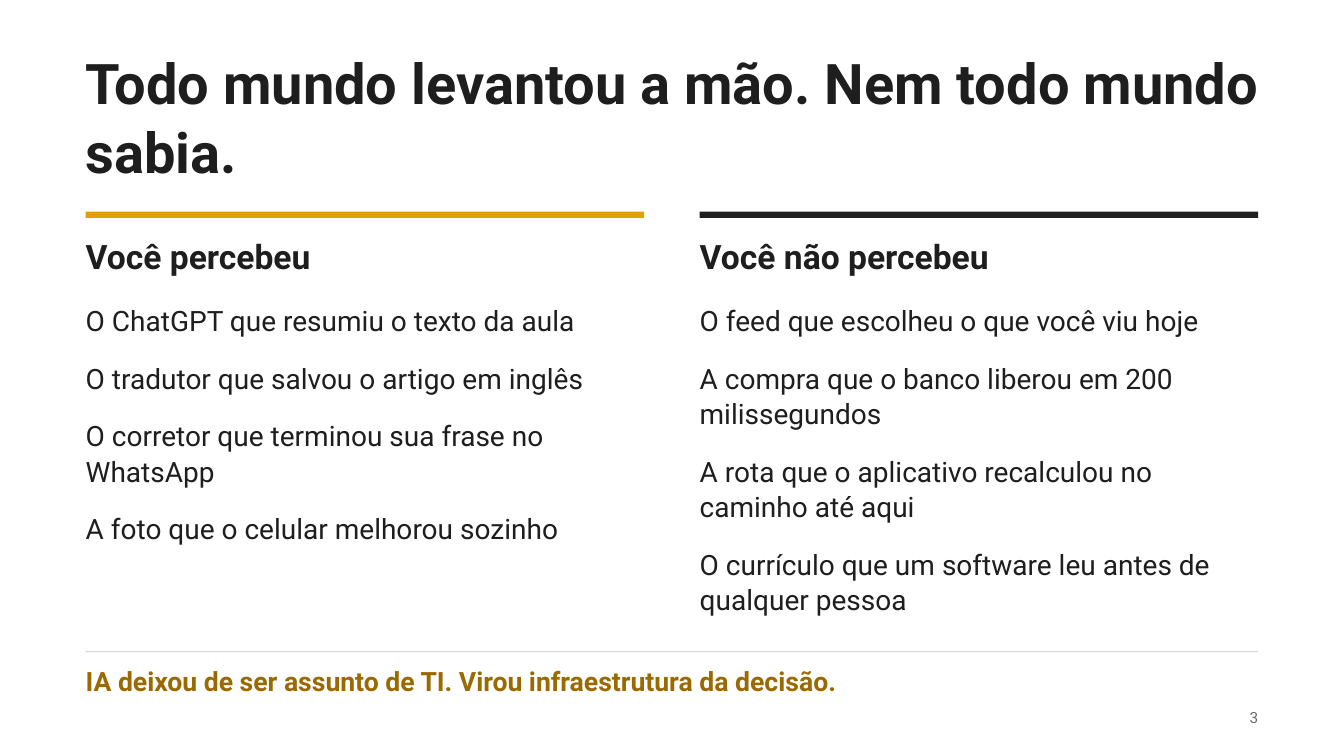
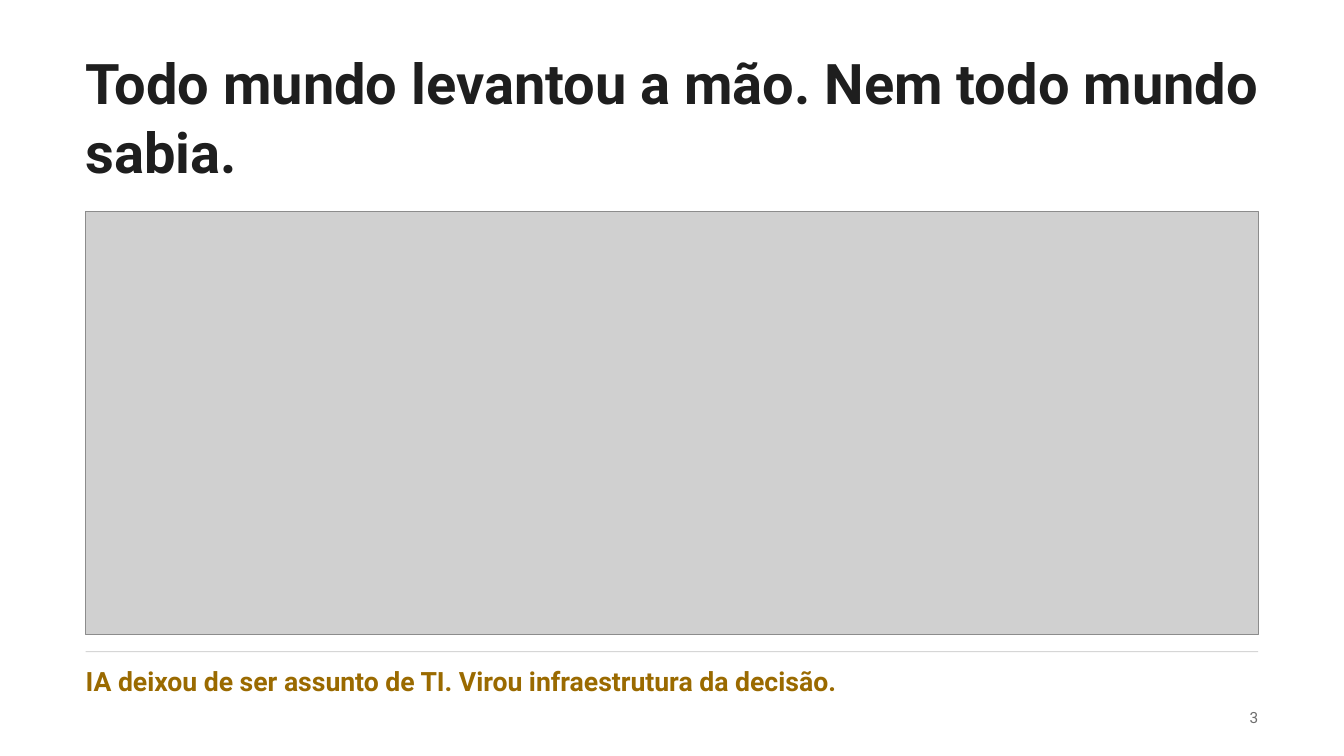
Before and after one commit to talks4all/talks4all.github.io, a slide deck: slide 3 of files/ia-no-seu-dia-urcamp.pptx. Drawn at 1344x756 pixels with LibreOffice and Linux fonts; fonts in the diff are those of the drawing; grey boxes stand for pictures. Boxes give left, top, right and bottom in pixels: in the first picture for what was removed or moved away, otherwise in the second. Text is boxed around its words. In the diff, an @@ line names an element or a change of style, - is before the commit and + after.

```diff
--- a/files/ia-no-seu-dia-urcamp.pptx
+++ b/files/ia-no-seu-dia-urcamp.pptx
@@ rectangle removed at box(86, 212, 644, 218) @@
@@ picture added at box(86, 212, 1258, 635) @@
@@ rectangle removed at box(700, 212, 1258, 218) @@
@@ text removed at box(86, 243, 311, 276) @@
-Você percebeu
@@ text removed at box(700, 243, 989, 276) @@
-Você não percebeu
@@ text removed at box(86, 310, 583, 545) @@
-O ChatGPT que resumiu o texto da aula
-O tradutor que salvou o artigo em inglês
-O corretor que terminou sua frase no WhatsApp
-A foto que o celular melhorou sozinho
@@ text removed at box(700, 309, 1210, 616) @@
-O feed que escolheu o que você viu hoje
-A compra que o banco liberou em 200 milissegundos
-A rota que o aplicativo recalculou no caminho até aqui
-O currículo que um software leu antes de qualquer pessoa
```
Also in this commit, not shown: 9 other slides changed, 4 slides added, 1 slide removed, 23 other files.
